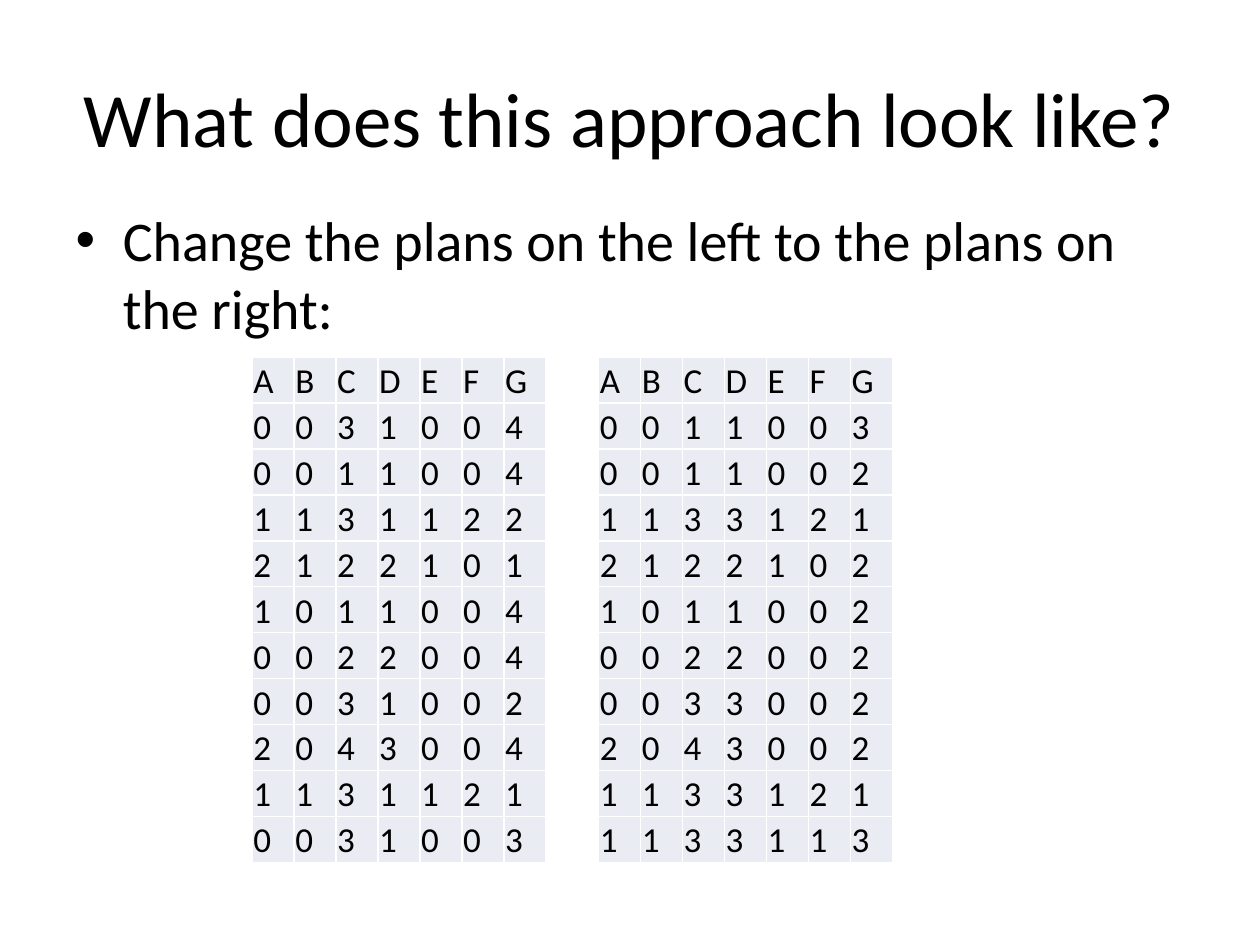
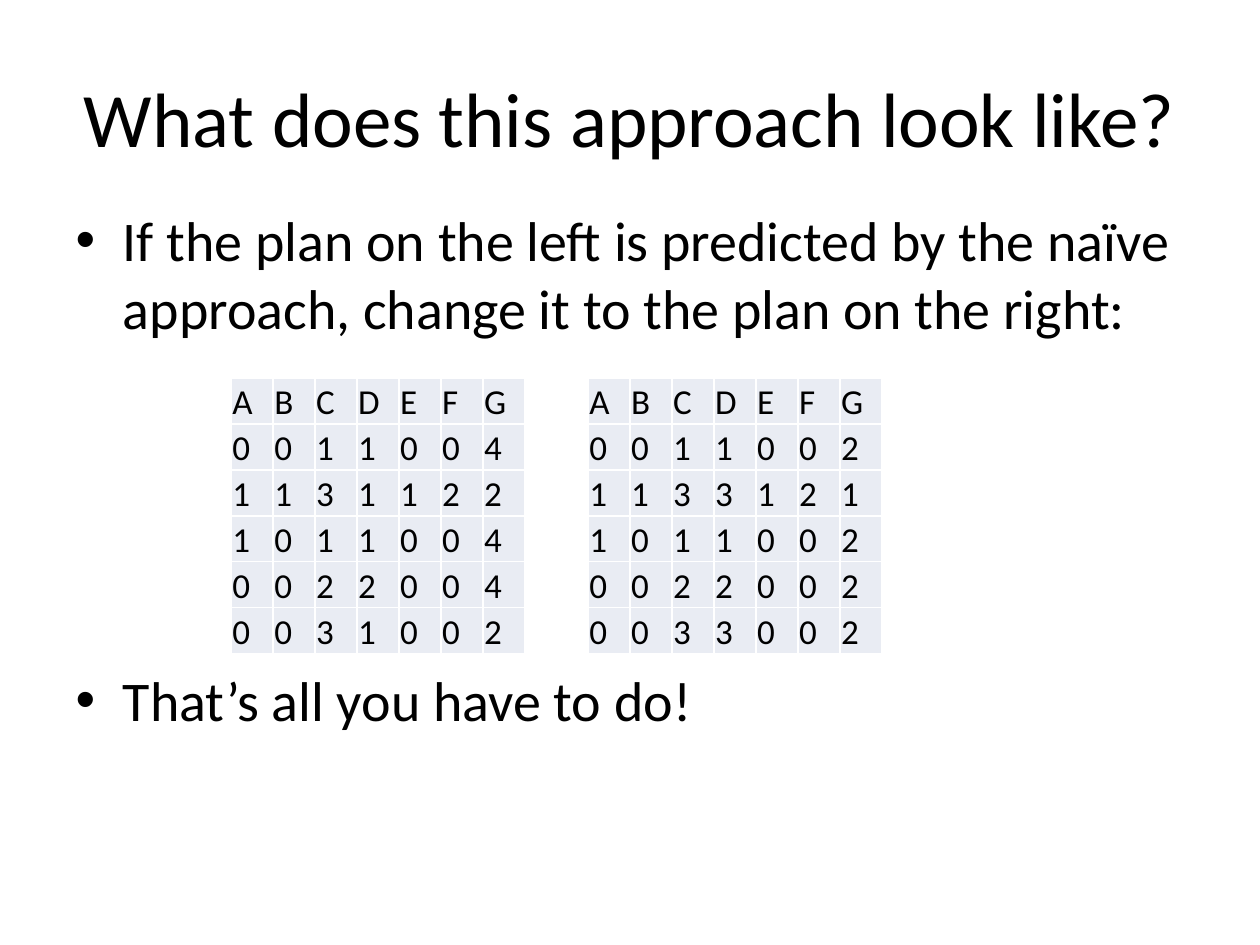
Before and after one commit to justmarkham/kaggle-allstate, a slide deck: slide 32 of allstate-presentation.pptx. Drawn at 1260x945 pixels with LibreOffice and Linux fonts; fonts in the diff are those of the drawing. Boxes give left, top, right and bottom in pixels: in the first picture for what was removed or moved away, otherwise in the second. Text is boxed around its words. In the diff, an @@ line names an element or a change of style, - is before the commit and + after.

Commit message:
update details of best approach

```diff
--- a/allstate-presentation.pptx
+++ b/allstate-presentation.pptx
@@ text at [123,222,1169,730]: text changed @@
-• Change the plans on the left to the plans on the right:
+• If the plan on the left is predicted by the naïve approach, change it to the plan on the right:
+• That’s all you have to do!
@@ table at [231,378,522,654] @@
-row 2: 0 | 0 | 3 | 1 | 0 | 0 | 4
-row 5: 2 | 1 | 2 | 2 | 1 | 0 | 1
-row 9: 2 | 0 | 4 | 3 | 0 | 0 | 4
-row 10: 1 | 1 | 3 | 1 | 1 | 2 | 1
-row 11: 0 | 0 | 3 | 1 | 0 | 0 | 3
@@ table: place and size @@
-table at [252,357,543,862]
+table at [231,378,522,654]
@@ table at [588,378,879,654] @@
-row 2: 0 | 0 | 1 | 1 | 0 | 0 | 3
-row 5: 2 | 1 | 2 | 2 | 1 | 0 | 2
-row 9: 2 | 0 | 4 | 3 | 0 | 0 | 2
-row 10: 1 | 1 | 3 | 3 | 1 | 2 | 1
-row 11: 1 | 1 | 3 | 3 | 1 | 1 | 3
@@ table: place and size @@
-table at [598,357,890,862]
+table at [588,378,879,654]
```
Also in this commit, not shown: 3 other files.
